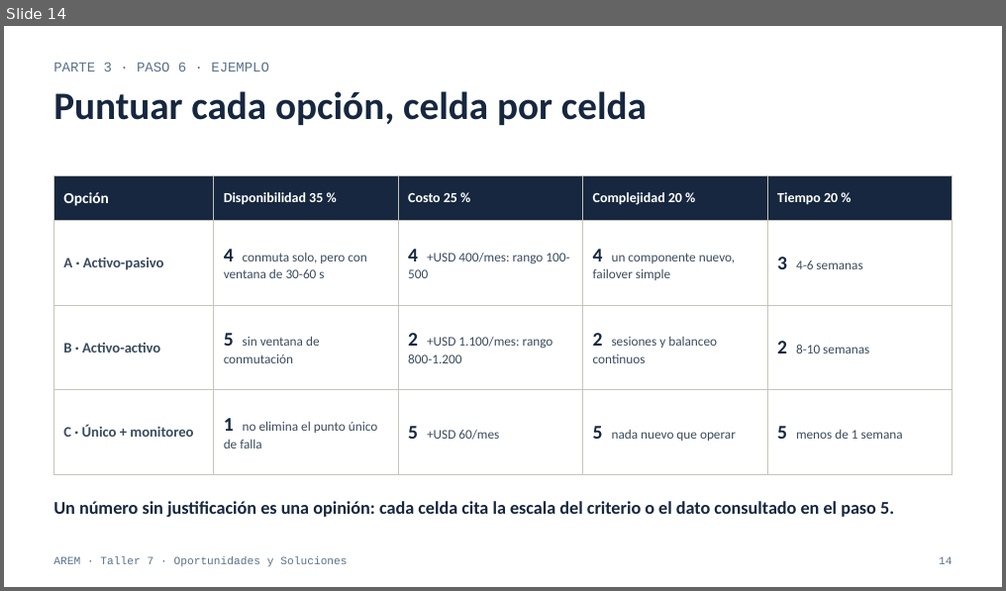
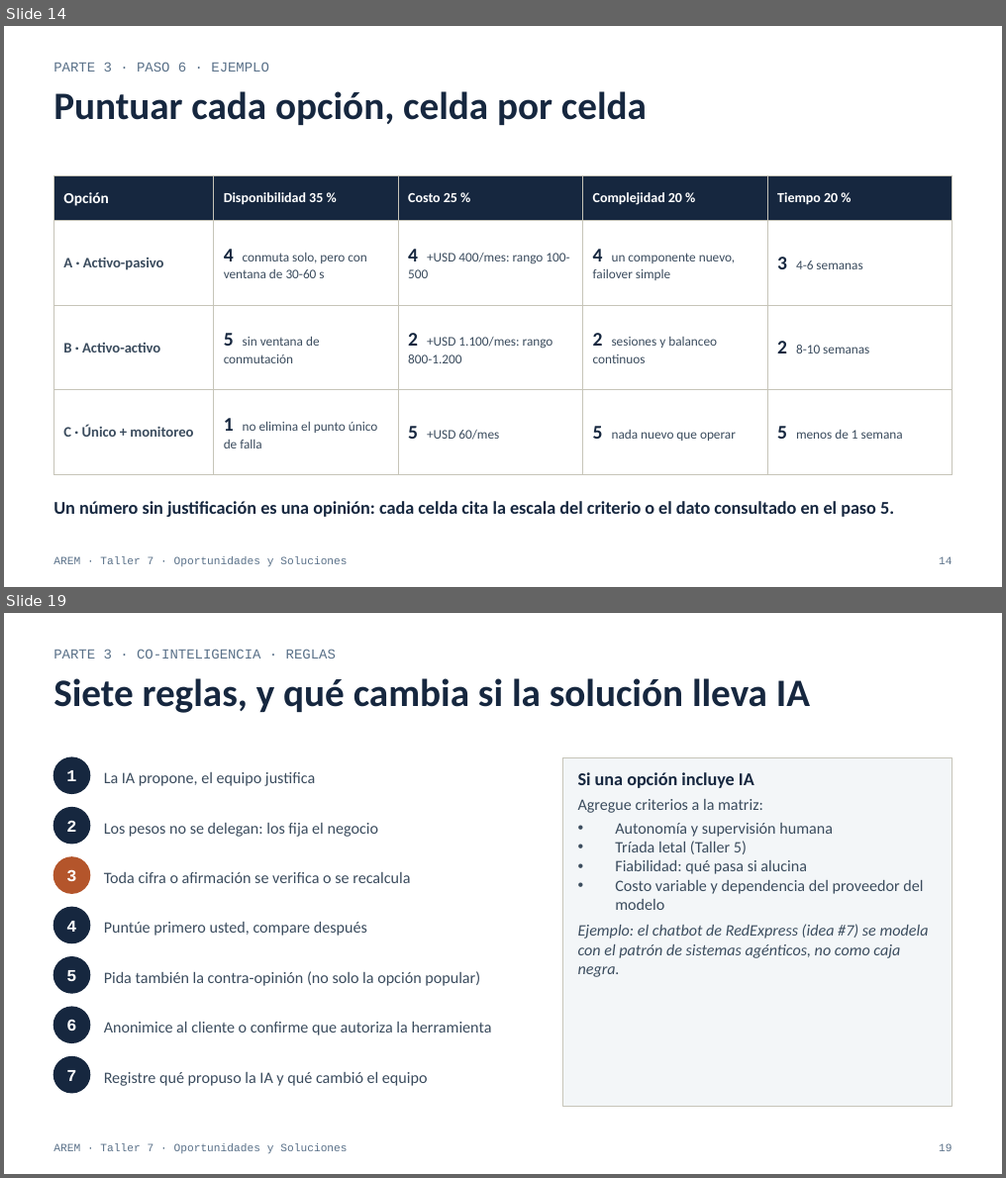
Before and after one commit to CesarAVegaF312/AREM-Taller_7_Opportunities_Solutions, a slide deck: 7. Oportunidades_Soluciones.pptx. Shown one above the other, each under a label of ours: slide 14 before the commit, slides 14 and 19 after it; the slides between them are not shown. The pictures are 1006x591 and 1006x1178 pixels, drawn with LibreOffice and Linux fonts; fonts in the diff are those of the drawing. Boxes give left, top, right and bottom in pixels: in the first picture for what was removed or moved away, otherwise in the second. Text is boxed around its words. In the diff, an @@ line names an element or a change of style, - is before the commit and + after.

```diff
--- a/7. Oportunidades_Soluciones.pptx
+++ b/7. Oportunidades_Soluciones.pptx
@@ slide 19 added at [4,613,1002,1174], background #FFFFFF @@
@@ text added at [54,649,336,659], 10 pt, text #5A7189 @@
+PARTE 3 · CO-INTELIGENCIA · REGLAS
@@ text added at [54,678,810,713], 28 pt, text #16273F, bold @@
+Siete reglas, y qué cambia si la solución lleva IA
@@ ellipse added at [54,758,90,793], fill #16273F, outline #16273F 1 pt @@
@@ rectangle added at [562,758,952,1107], fill #F3F6F8, outline #C6C4B8 0.75 pt @@
@@ text added at [66,770,76,781], 12 pt, text #FFFFFF, bold @@
+1
@@ text added at [104,772,315,786], 11.5 pt, text #3B4C5E @@
+La IA propone, el equipo justifica
@@ text added at [578,772,929,977], 11.5 pt, text #3B4C5E @@
+Si una opción incluye IA
+Agregue criterios a la matriz:
+• Autonomía y supervisión humana
+• Tríada letal (Taller 5)
+• Fiabilidad: qué pasa si alucina
+• Costo variable y dependencia del proveedor del modelo
+Ejemplo: el chatbot de RedExpress (idea #7) se modela con el patrón de sistemas agénticos, no como caja negra.
@@ ellipse added at [54,808,90,844], fill #16273F, outline #16273F 1 pt @@
@@ text added at [66,820,76,832], 12 pt, text #FFFFFF, bold @@
+2
@@ text added at [104,823,378,837], 11.5 pt, text #3B4C5E @@
+Los pesos no se delegan: los fija el negocio
@@ ellipse added at [54,858,90,893], fill #B4552B, outline #B4552B 1 pt @@
@@ text added at [66,869,76,881], 12 pt, text #FFFFFF, bold @@
+3
@@ text added at [104,872,410,883], 11.5 pt, text #3B4C5E @@
+Toda cifra o afirmación se verifica o se recalcula
@@ ellipse added at [54,907,90,944], fill #16273F, outline #16273F 1 pt @@
@@ text added at [66,921,76,932], 12 pt, text #FFFFFF, bold @@
+4
@@ text added at [104,922,367,936], 11.5 pt, text #3B4C5E @@
+Puntúe primero usted, compare después
@@ ellipse added at [54,958,90,993], fill #16273F, outline #16273F 1 pt @@
@@ text added at [66,970,76,981], 12 pt, text #FFFFFF, bold @@
+5
@@ text added at [104,971,480,986], 11.5 pt, text #3B4C5E @@
+Pida también la contra-opinión (no solo la opción popular)
@@ ellipse added at [54,1007,90,1043], fill #16273F, outline #16273F 1 pt @@
@@ text added at [66,1019,76,1031], 12 pt, text #FFFFFF, bold @@
+6
@@ text added at [104,1022,492,1036], 11.5 pt, text #3B4C5E @@
+Anonimice al cliente o confirme que autoriza la herramienta
@@ ellipse added at [54,1058,90,1093], fill #16273F, outline #16273F 1 pt @@
@@ text added at [66,1070,76,1081], 12 pt, text #FFFFFF, bold @@
+7
@@ text added at [104,1072,428,1086], 11.5 pt, text #3B4C5E @@
+Registre qué propuso la IA y qué cambió el equipo
@@ text added at [54,1144,347,1155], 8 pt, text #5A7189 @@
+AREM · Taller 7 · Oportunidades y Soluciones
@@ text added at [939,1144,951,1152], 8 pt, text #5A7189 @@
+19
```
Also in this commit, not shown: 5 slides changed, 2 other slides added, 3 other files.
